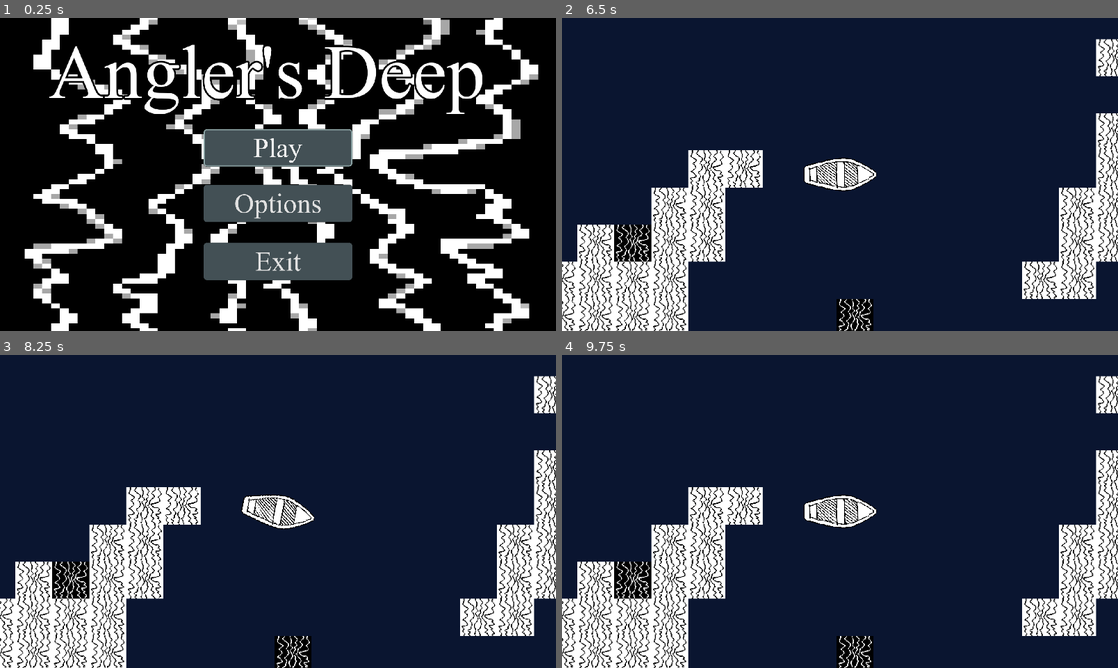
Above: before the commit, frames 1-4 (two rows, left to right).
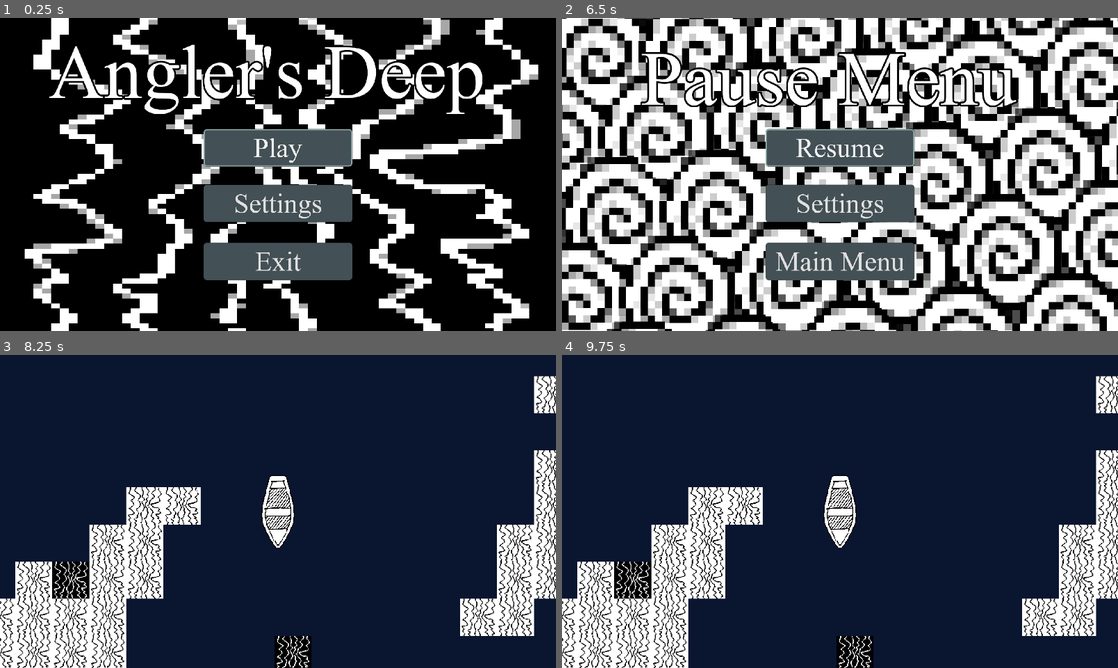
Above: after the commit, the same moments.

Repository: henryTschudy/AnglersDeep
Game: Godot game, scene res://scenes/main_menu.tscn
The game is run twice, just before and just after one commit, with the same random seed, the same clock (stepped at 60 frames per second) and the same inputs.
Inputs (mouse positions are in pixels of both pictures, inside the frame that each line leads up to):
- Up to frame 1 (0.25 s): no input
- Up to frame 2 (6.5 s): click "Options" (after the commit: "Settings") at 0.5 s; click "Go Back!" at 1.25 s; click "Play" at 2 s; tap Enter at 2.75, 4.25, 5.75 s; move the mouse to (962, 158) at 2.77 s; hold D (move_right) 2.78-3.5 s; hold Space (move_stop) 2.78-3.5 s; click (962, 158) at 2.92 s; drag from (728, 190) to (812, 237) at 3.52 s; move the mouse to (895, 105) at 4.27 s; hold D (move_right) 4.28-5 s; hold Space (move_stop) 4.28-5 s; drag from (812, 237) to (673, 127) at 5.02 s; move the mouse to (1006, 221) at 5.77 s; hold A (move_left) from 5.78 s (still down); hold Space (move_stop) from 5.78 s (still down); tap Escape (ui_cancel) at 6.4 s
- Up to frame 3 (8.25 s): release A (move_left) at 6.5 s; release Space (move_stop) at 6.5 s; click (278, 483) at 6.5 s, where only the run after the commit has a clickable "Resume"; tap Space (move_stop) at 7.25 s; drag from (111, 464) to (194, 433) at 7.27 s; move the mouse to (305, 511) at 8.02 s; hold S (move_down) from 8.03 s (still down); hold Space (move_stop) from 8.03 s (still down); click (305, 511) at 8.17 s
- Up to frame 4 (9.75 s): release S (move_down) at 8.75 s; release Space (move_stop) at 8.75 s; drag from (756, 433) to (728, 527) at 8.77 s; move the mouse to (962, 495) at 9.52 s; hold W (move_up) from 9.53 s (still down); hold Space (move_stop) from 9.53 s (still down)

The runs differ from the first frame. In frame 1, 0.3% of the frame differs, in the area x 42-58%, y 56-64%; in frame 2, 93%, in the area x 0-100%, y 0-100%; in frame 3, 1.2%; in frame 4, 1.2%.

Commit message:
added functional pause menu

Diff:
--- a/project.godot
+++ b/project.godot
@@ -13,6 +13,10 @@
 config/name="Anglers_Deep_Fishing_Prototype"
 run/main_scene="res://scenes/main_menu.tscn"
 config/icon="res://icon.png"
+
+[autoload]
+
+Global="*res://scripts/global.gd"
 
 [display]
 
--- a/scenes/main_menu.tscn
+++ b/scenes/main_menu.tscn
@@ -48,7 +48,7 @@
 margin_bottom = 704.0
 focus_neighbour_top = NodePath("../menu_play")
 focus_neighbour_bottom = NodePath("../menu_exit")
-text = "Options"
+text = "Settings"
 ref_path = "res://scenes/settings_scene.tscn"
 
 [node name="menu_exit" parent="." instance=ExtResource( 6 )]
--- /dev/null
+++ b/scenes/pause_menu.tscn
@@ -0,0 +1,188 @@
+[gd_scene load_steps=5 format=2]
+
+[ext_resource path="res://textures/splash.png" type="Texture" id=1]
+[ext_resource path="res://fonts/times.ttf" type="DynamicFontData" id=2]
+[ext_resource path="res://objects/menu_button.tscn" type="PackedScene" id=6]
+
+[sub_resource type="DynamicFont" id=2]
+size = 264
+outline_size = 6
+outline_color = Color( 0, 0, 0, 1 )
+font_data = ExtResource( 2 )
+
+[node name="Node2D" type="Node2D"]
+
+[node name="Node2D" type="Node2D" parent="."]
+__meta__ = {
+"_edit_lock_": true
+}
+
+[node name="Sprite" type="Sprite" parent="Node2D"]
+position = Vector2( 116, 128 )
+scale = Vector2( 25, 25 )
+texture = ExtResource( 1 )
+
+[node name="Sprite2" type="Sprite" parent="Node2D/Sprite"]
+position = Vector2( 13.92, -0.960001 )
+texture = ExtResource( 1 )
+
+[node name="Sprite3" type="Sprite" parent="Node2D/Sprite"]
+position = Vector2( 28.96, -2.88 )
+texture = ExtResource( 1 )
+
+[node name="Sprite4" type="Sprite" parent="Node2D/Sprite"]
+position = Vector2( 44, -4.8 )
+texture = ExtResource( 1 )
+
+[node name="Sprite5" type="Sprite" parent="Node2D/Sprite"]
+position = Vector2( 59.04, -6.72 )
+texture = ExtResource( 1 )
+
+[node name="Sprite6" type="Sprite" parent="Node2D/Sprite"]
+position = Vector2( 74.08, -8.64 )
+texture = ExtResource( 1 )
+
+[node name="Sprite2" type="Sprite" parent="Node2D"]
+position = Vector2( -24, 424 )
+scale = Vector2( 25, 25 )
+texture = ExtResource( 1 )
+
+[node name="Sprite2" type="Sprite" parent="Node2D/Sprite2"]
+position = Vector2( 13.92, -0.960001 )
+texture = ExtResource( 1 )
+
+[node name="Sprite3" type="Sprite" parent="Node2D/Sprite2"]
+position = Vector2( 28.96, -2.88 )
+texture = ExtResource( 1 )
+
+[node name="Sprite4" type="Sprite" parent="Node2D/Sprite2"]
+position = Vector2( 44, -4.8 )
+texture = ExtResource( 1 )
+
+[node name="Sprite5" type="Sprite" parent="Node2D/Sprite2"]
+position = Vector2( 59.04, -6.72 )
+texture = ExtResource( 1 )
+
+[node name="Sprite6" type="Sprite" parent="Node2D/Sprite2"]
+position = Vector2( 74.08, -8.64 )
+texture = ExtResource( 1 )
+
+[node name="Sprite3" type="Sprite" parent="Node2D"]
+position = Vector2( 188, 680 )
+scale = Vector2( 25, 25 )
+texture = ExtResource( 1 )
+
+[node name="Sprite2" type="Sprite" parent="Node2D/Sprite3"]
+position = Vector2( 13.92, -0.960001 )
+texture = ExtResource( 1 )
+
+[node name="Sprite3" type="Sprite" parent="Node2D/Sprite3"]
+position = Vector2( 28.96, -2.88 )
+texture = ExtResource( 1 )
+
+[node name="Sprite4" type="Sprite" parent="Node2D/Sprite3"]
+position = Vector2( 44, -4.8 )
+texture = ExtResource( 1 )
+
+[node name="Sprite5" type="Sprite" parent="Node2D/Sprite3"]
+position = Vector2( 59.04, -6.72 )
+texture = ExtResource( 1 )
+
+[node name="Sprite6" type="Sprite" parent="Node2D/Sprite3"]
+position = Vector2( 74.08, -8.64 )
+texture = ExtResource( 1 )
+
+[node name="Sprite4" type="Sprite" parent="Node2D"]
+position = Vector2( 48, 976 )
+scale = Vector2( 25, 25 )
+texture = ExtResource( 1 )
+
+[node name="Sprite2" type="Sprite" parent="Node2D/Sprite4"]
+position = Vector2( 13.92, -0.960001 )
+texture = ExtResource( 1 )
+
+[node name="Sprite3" type="Sprite" parent="Node2D/Sprite4"]
+position = Vector2( 28.96, -2.88 )
+texture = ExtResource( 1 )
+
+[node name="Sprite4" type="Sprite" parent="Node2D/Sprite4"]
+position = Vector2( 44, -4.8 )
+texture = ExtResource( 1 )
+
+[node name="Sprite5" type="Sprite" parent="Node2D/Sprite4"]
+position = Vector2( 59.04, -6.72 )
+texture = ExtResource( 1 )
+
+[node name="Sprite6" type="Sprite" parent="Node2D/Sprite4"]
+position = Vector2( 74.08, -8.64 )
+texture = ExtResource( 1 )
+
+[node name="Sprite5" type="Sprite" parent="Node2D"]
+position = Vector2( 280, 1248 )
+scale = Vector2( 25, 25 )
+texture = ExtResource( 1 )
+
+[node name="Sprite2" type="Sprite" parent="Node2D/Sprite5"]
+position = Vector2( 13.92, -0.960001 )
+texture = ExtResource( 1 )
+
+[node name="Sprite3" type="Sprite" parent="Node2D/Sprite5"]
+position = Vector2( 28.96, -2.88 )
+texture = ExtResource( 1 )
+
+[node name="Sprite4" type="Sprite" parent="Node2D/Sprite5"]
+position = Vector2( 44, -4.8 )
+texture = ExtResource( 1 )
+
+[node name="Sprite5" type="Sprite" parent="Node2D/Sprite5"]
+position = Vector2( 59.04, -6.72 )
+texture = ExtResource( 1 )
+
+[node name="Sprite6" type="Sprite" parent="Node2D/Sprite5"]
+position = Vector2( 74.08, -8.64 )
+texture = ExtResource( 1 )
+
+[node name="Title" type="RichTextLabel" parent="."]
+margin_left = 271.0
+margin_top = 63.0
+margin_right = 1608.0
+margin_bottom = 360.0
+custom_fonts/normal_font = SubResource( 2 )
+text = "Pause Menu"
+__meta__ = {
+"_edit_use_anchors_": false
+}
+
+[node name="P_menu_resume" parent="." instance=ExtResource( 6 )]
+anchor_right = 0.0
+margin_left = 704.0
+margin_top = 384.0
+margin_right = 1216.0
+margin_bottom = 512.0
+focus_neighbour_top = NodePath("../P_menu_main_menu")
+focus_neighbour_bottom = NodePath("../P_menu_settings")
+text = "Resume"
+ref_path = "prev_scene"
+start_focused = true
+
+[node name="P_menu_settings" parent="." instance=ExtResource( 6 )]
+anchor_right = 0.0
+margin_left = 704.0
+margin_top = 576.0
+margin_right = 1216.0
+margin_bottom = 704.0
+focus_neighbour_top = NodePath("../P_menu_resume")
+focus_neighbour_bottom = NodePath("../P_menu_main_menu")
+text = "Settings"
+ref_path = "res://scenes/settings_scene.tscn"
+
+[node name="P_menu_main_menu" parent="." instance=ExtResource( 6 )]
+anchor_right = 0.0
+margin_left = 704.0
+margin_top = 776.0
+margin_right = 1216.0
+margin_bottom = 904.0
+focus_neighbour_top = NodePath("../P_menu_settings")
+focus_neighbour_bottom = NodePath("../P_menu_resume")
+text = "Main Menu"
+ref_path = "res://scenes/main_menu.tscn"
--- a/scenes/settings_scene.tscn
+++ b/scenes/settings_scene.tscn
@@ -1,7 +1,13 @@
-[gd_scene load_steps=3 format=2]
+[gd_scene load_steps=4 format=2]
 
 [ext_resource path="res://objects/menu_button.tscn" type="PackedScene" id=1]
-[ext_resource path="res://scripts/menuButtons.gd" type="Script" id=2]
+[ext_resource path="res://fonts/times.ttf" type="DynamicFontData" id=2]
+
+[sub_resource type="DynamicFont" id=1]
+size = 264
+outline_size = 6
+outline_color = Color( 0, 0, 0, 1 )
+font_data = ExtResource( 2 )
 
 [node name="Node2D" type="Node2D"]
 
@@ -11,5 +17,15 @@
 margin_right = 1424.0
 margin_bottom = 734.0
 text = "Go Back!"
-script = ExtResource( 2 )
 ref_path = "res://scenes/main_menu.tscn"
+
+[node name="WIP" type="RichTextLabel" parent="."]
+margin_left = 32.0
+margin_top = 96.0
+margin_right = 1976.0
+margin_bottom = 416.0
+custom_fonts/normal_font = SubResource( 1 )
+text = "Work in Progress"
+__meta__ = {
+"_edit_use_anchors_": false
+}
--- a/scripts/fish_spawn.gd
+++ b/scripts/fish_spawn.gd
@@ -28,10 +28,8 @@
 	var map_rect = tilemap.get_used_rect()
 
 	if (map_rect.has_point(try_coordinates)):
-		print("1")
 		return
 	if (tilemap.get_cellv(tilemap.world_to_map(try_coordinates)) != $TileMap.INVALID_CELL):
-		print("2")
 		return
 
 	spawn_fish(try_coordinates)
--- /dev/null
+++ b/scripts/global.gd
@@ -0,0 +1,35 @@
+extends Node
+
+#scenes
+var main_menu_path = "res://scenes/main_menu.tscn"
+var pause_menu_path = "res://scenes/pause_menu.tscn"
+var prev_scene_path
+var current_scene_path = "res://scenes/main_menu.tscn"
+
+#settings
+var volume
+var window_width
+var window_height
+var isFullscreen
+
+func _unhandled_input(_event):
+	if Input.is_action_pressed("ui_cancel") && current_scene_path != main_menu_path:
+		_escape()
+
+func _escape():
+	if current_scene_path != pause_menu_path:
+		_change_scene(_get_current_scene_path(),pause_menu_path)
+	else:
+		_change_scene(_get_current_scene_path(),prev_scene_path)
+
+func _change_scene(current_scene,next_scene):
+	prev_scene_path = current_scene
+	current_scene_path = next_scene
+	get_tree().change_scene(next_scene)
+	print(current_scene_path)
+	print("^ current scene ^")
+	print(prev_scene_path)
+	print("^ prev scene ^")
+
+func _get_current_scene_path():
+	return get_tree().current_scene.filename
--- a/scripts/menuButtons.gd
+++ b/scripts/menuButtons.gd
@@ -2,6 +2,7 @@
 
 export var ref_path = ""
 export(bool) var start_focused = false
+var prev_scene = "prev_scene"
 
 func _ready():
 	if(start_focused):
@@ -14,7 +15,12 @@
 	grab_focus()
 
 func _select_button():
-	if(ref_path != ""):
-		get_tree().change_scene(ref_path)
+#	print(ref_path)
+#	print(ref_path == "prev_scene")
+	if(ref_path == prev_scene):
+		print("go back to prev scene")
+		Global._change_scene(Global._get_current_scene_path(),Global.prev_scene_path)
+	elif(ref_path != ""):
+		Global._change_scene(Global._get_current_scene_path(),ref_path)
 	else:
 		get_tree().quit()
